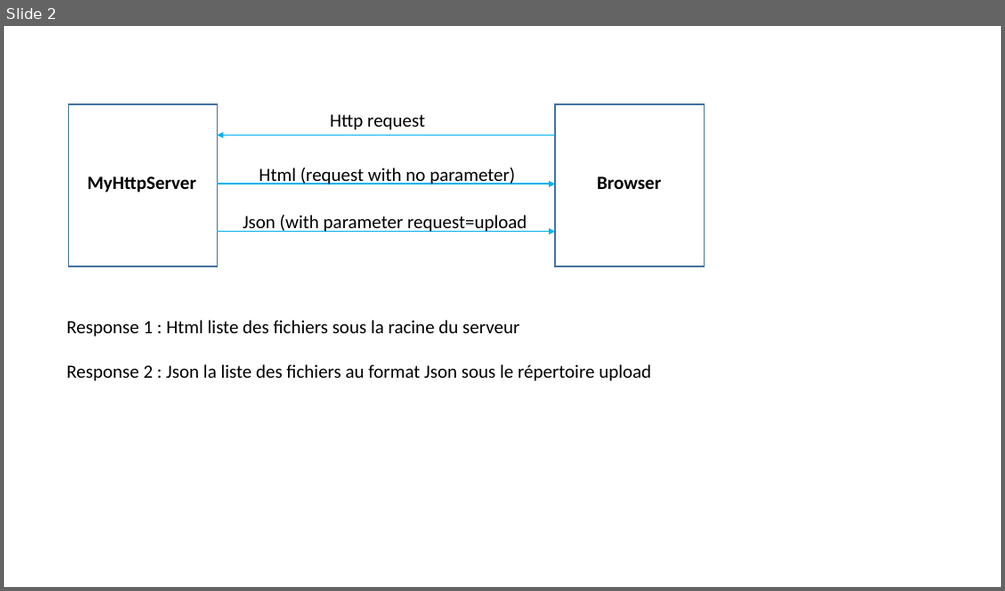
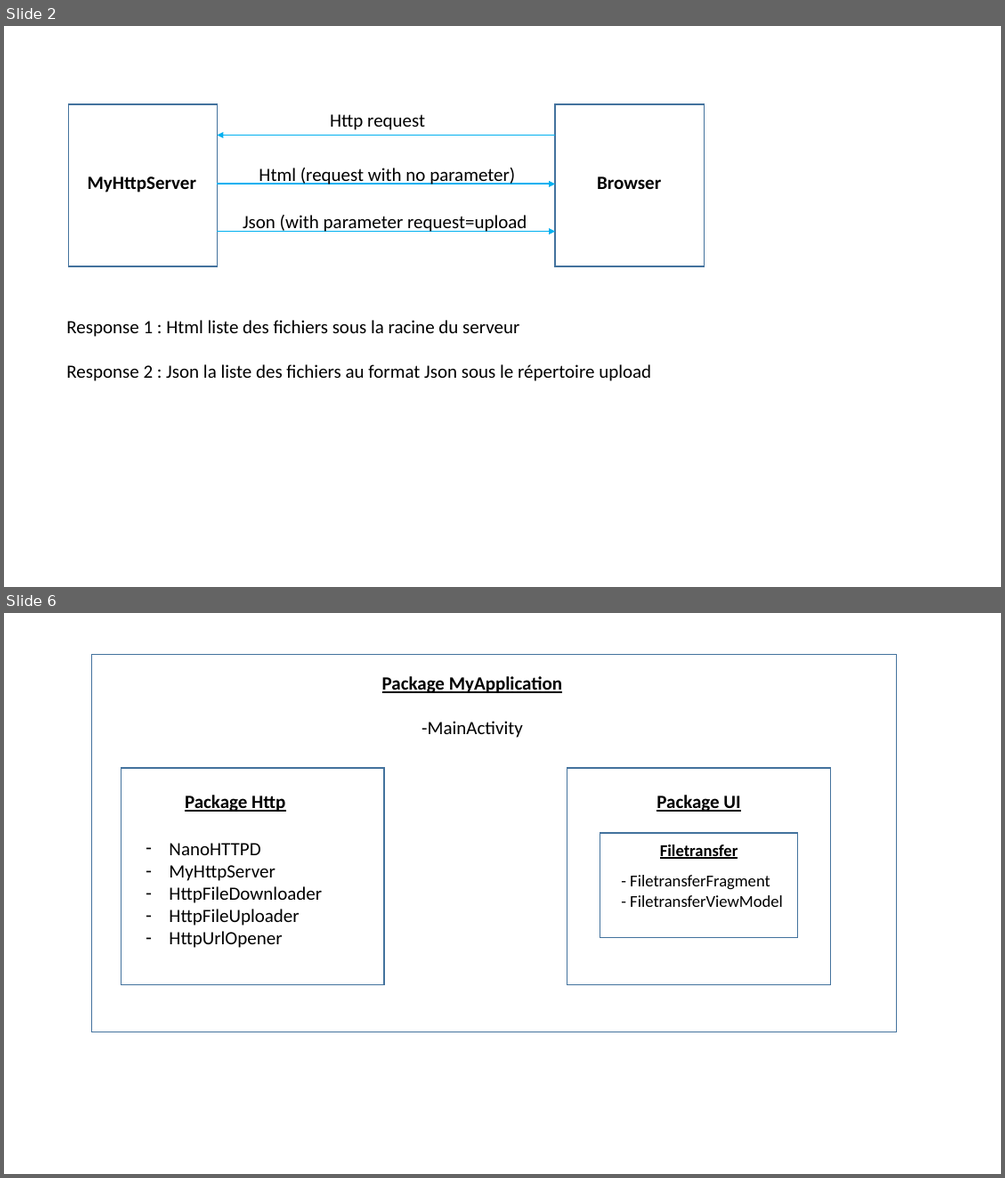
Before and after one commit to mjayari/PFE_Project, a slide deck: Présentation_image.pptx. Shown one above the other, each under a label of ours: slide 2 before the commit, slides 2 and 6 after it; the slides between them are not shown. The pictures are 1005x591 and 1005x1178 pixels, drawn with LibreOffice and Linux fonts; fonts in the diff are those of the drawing. Boxes give left, top, right and bottom in pixels: in the first picture for what was removed or moved away, otherwise in the second. Text is boxed around its words. In the diff, an @@ line names an element or a change of style, - is before the commit and + after.

```diff
--- a/Présentation_image.pptx
+++ b/Présentation_image.pptx
@@ slide 6 added at (x1=4, y1=613, x2=1001, y2=1174), background #FFFFFF @@
@@ rectangle added at (x1=92, y1=654, x2=897, y2=1032), outline #43739E 1 pt @@
@@ text added at (x1=382, y1=676, x2=562, y2=738), 18 pt, text #000000, bold, underline @@
+Package MyApplication
+-MainActivity
@@ rectangle added at (x1=121, y1=768, x2=384, y2=985), outline #43739E 1 pt @@
@@ rectangle added at (x1=567, y1=768, x2=830, y2=985), outline #43739E 1 pt @@
@@ text added at (x1=185, y1=795, x2=285, y2=811), 18 pt, text #000000, bold, underline @@
+Package Http
@@ text added at (x1=656, y1=795, x2=740, y2=811), 18 pt, text #000000, bold, underline @@
+Package UI
@@ text added at (x1=169, y1=843, x2=322, y2=948), 18 pt, text #000000 @@
+– NanoHTTPD
+– MyHttpServer
+– HttpFileDownloader
+– HttpFileUploader
+– HttpUrlOpener
@@ rectangle added at (x1=600, y1=833, x2=797, y2=938), outline #43739E 1 pt @@
@@ text added at (x1=660, y1=844, x2=738, y2=859), 16 pt, text #000000, bold, underline @@
+Filetransfer
@@ text added at (x1=630, y1=875, x2=783, y2=907), 16 pt, text #000000 @@
+- FiletransferFragment
+- FiletransferViewModel
```
Also in this commit, not shown: 3 slides changed, 4 other slides added, 3 other files.
